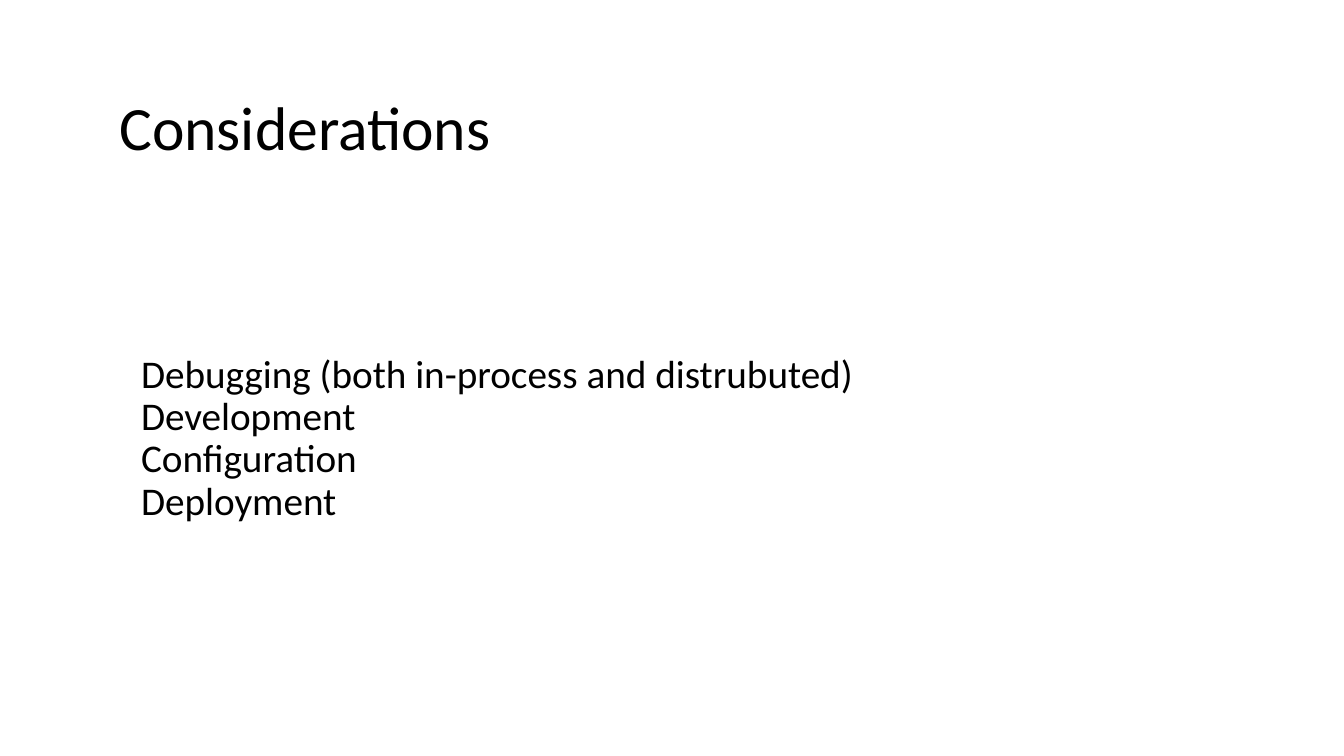
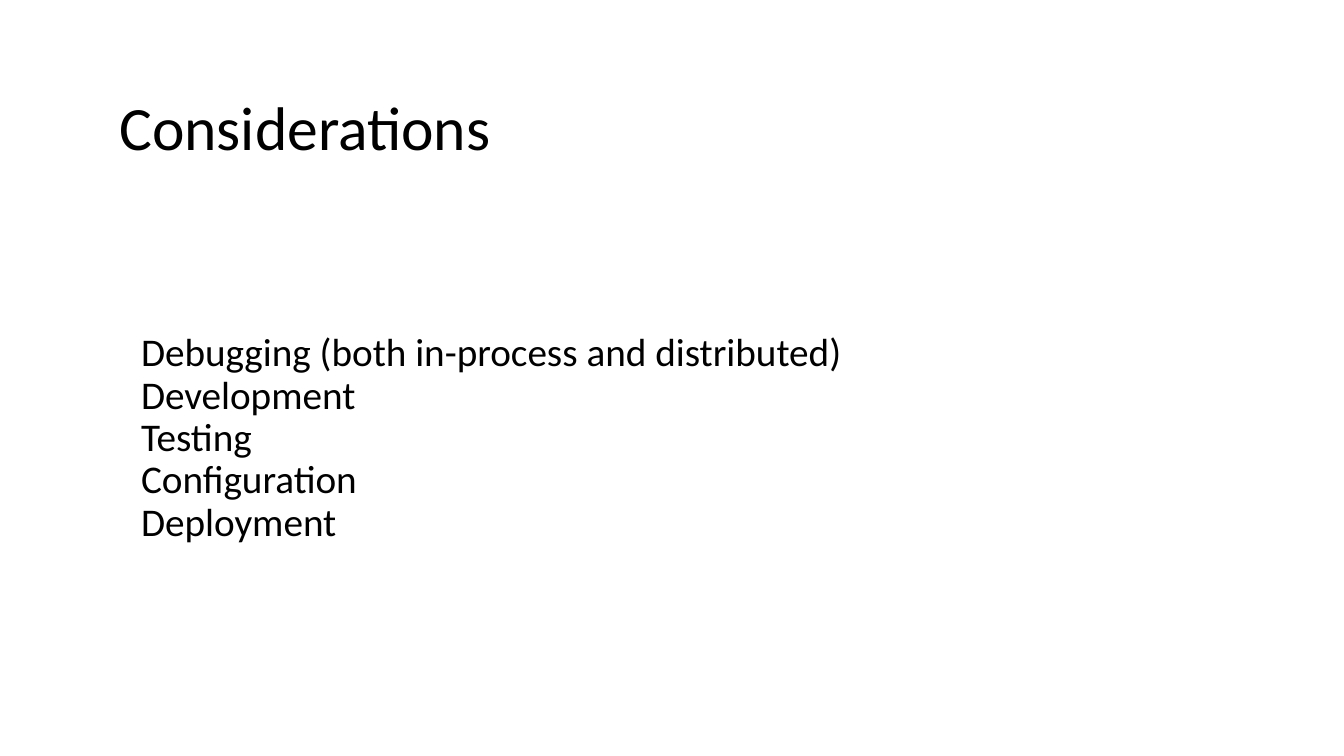
Before and after one commit to plitwinski/akka-dot-net-as-an-example-of-actor-model-presentation, a slide deck: slide 10 of presentation/english/akka-dotnet-as-an-example-of-actor-model.pptx (slide 7 before the commit). Drawn at 1344x756 pixels with LibreOffice and Linux fonts; fonts in the diff are those of the drawing. Boxes give left, top, right and bottom in pixels: in the first picture for what was removed or moved away, otherwise in the second. Text is boxed around its words. In the diff, an @@ line names an element or a change of style, - is before the commit and + after.

```diff
--- a/presentation/english/akka-dotnet-as-an-example-of-actor-model.pptx
+++ b/presentation/english/akka-dotnet-as-an-example-of-actor-model.pptx
@@ title at (141,337,841,543): text changed @@
-Debugging (both in-process and distrubuted)
-Development
-Configuration
-Deployment
+Debugging (both in-process and distributed)
+Development
+Testing
+Configuration
+Deployment
```
Also in this commit, not shown: 1 other slide changed, 3 slides added, 17 other files.
